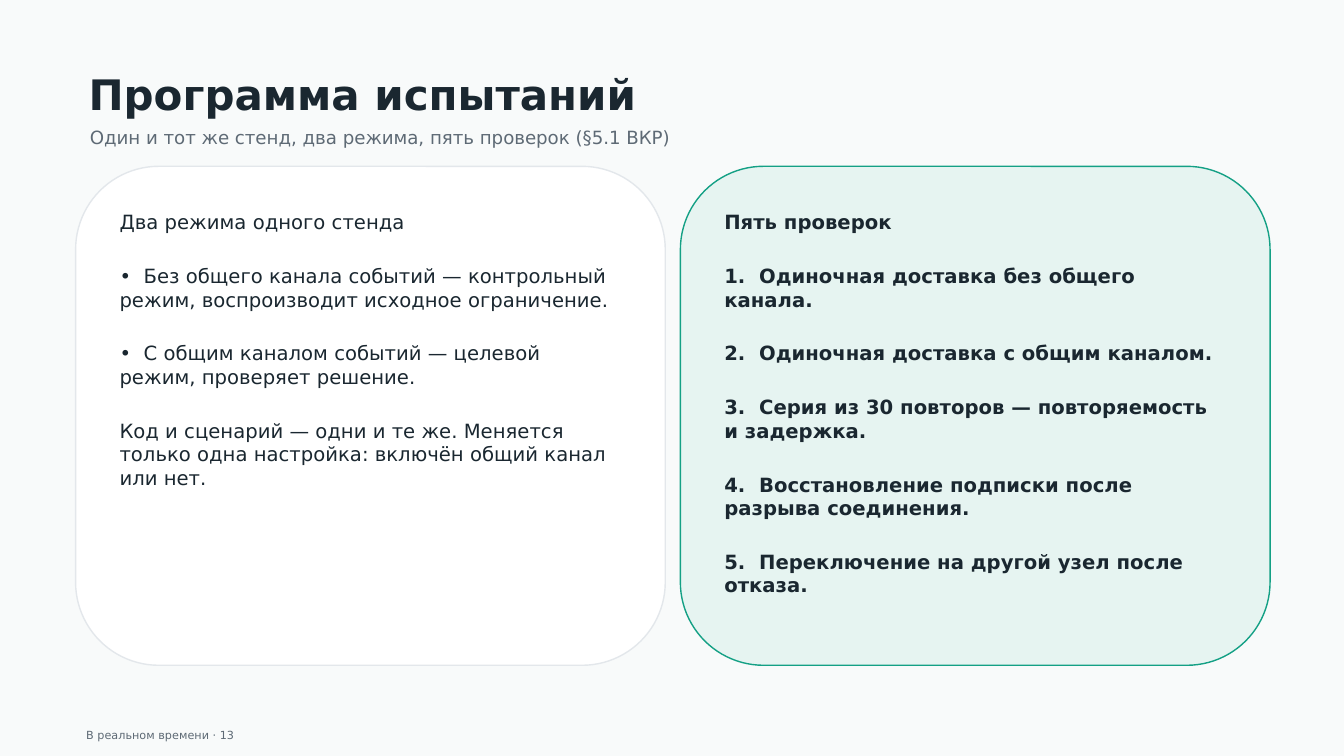
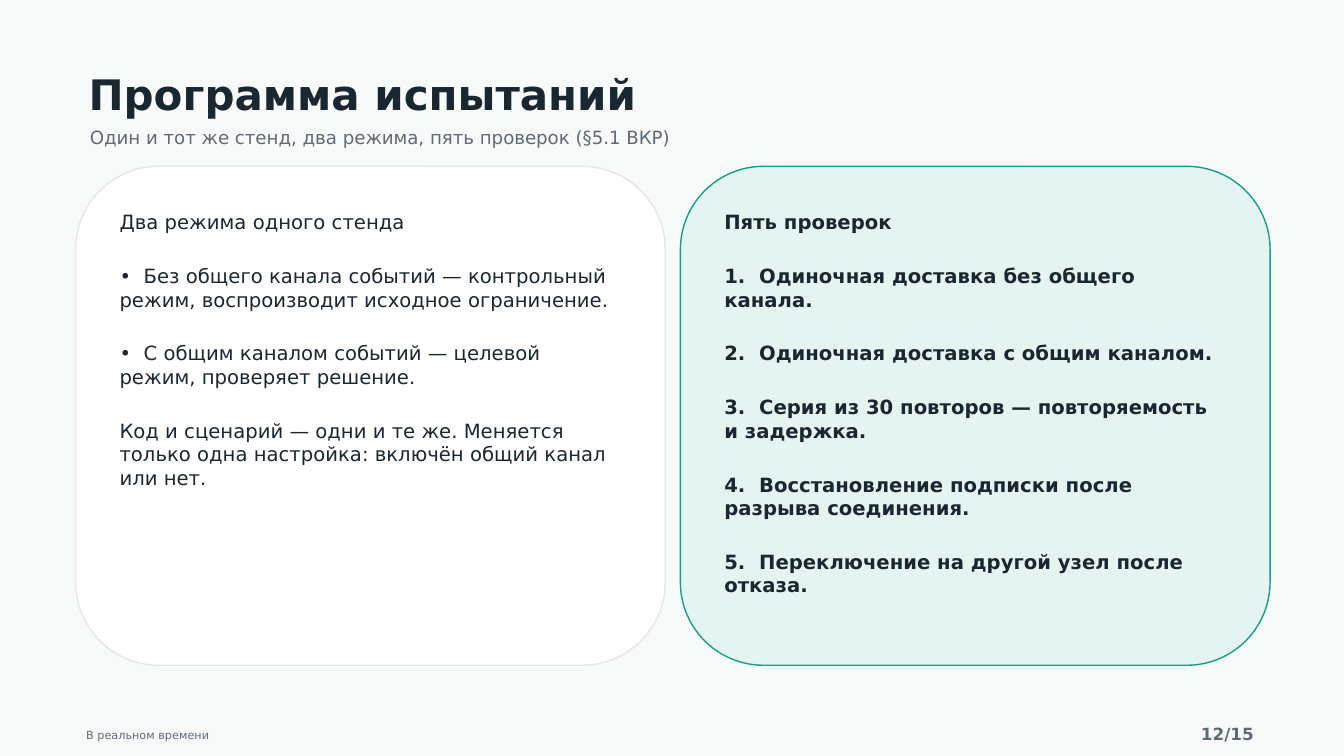
Before and after one commit to gently-whitesnow/final-qualifying-work, a slide deck: slide 12 of build/pptx/vkr-defense-draft.pptx (slide 13 before the commit). Drawn at 1344x756 pixels with LibreOffice and Linux fonts; fonts in the diff are those of the drawing. Boxes give left, top, right and bottom in pixels: in the first picture for what was removed or moved away, otherwise in the second. Text is boxed around its words. In the diff, an @@ line names an element or a change of style, - is before the commit and + after.

```diff
--- a/build/pptx/vkr-defense-draft.pptx
+++ b/build/pptx/vkr-defense-draft.pptx
@@ text at (86, 731, 209, 741): text changed @@
-В реальном времени · 13
+В реальном времени
@@ text added at (1201, 727, 1254, 742), 12 pt, text #5E6A75, bold @@
+12/15
```
Also in this commit, not shown: 14 other slides changed, 3 slides removed, 4 other files.
